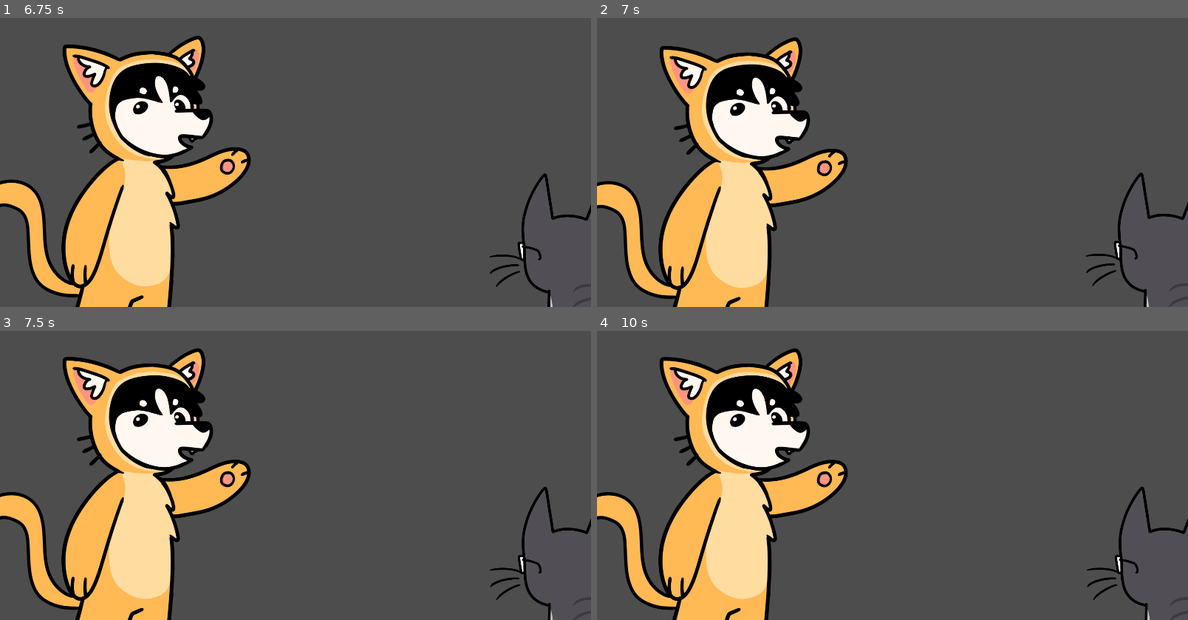
Above: before the commit, frames 1-4 (two rows, left to right).
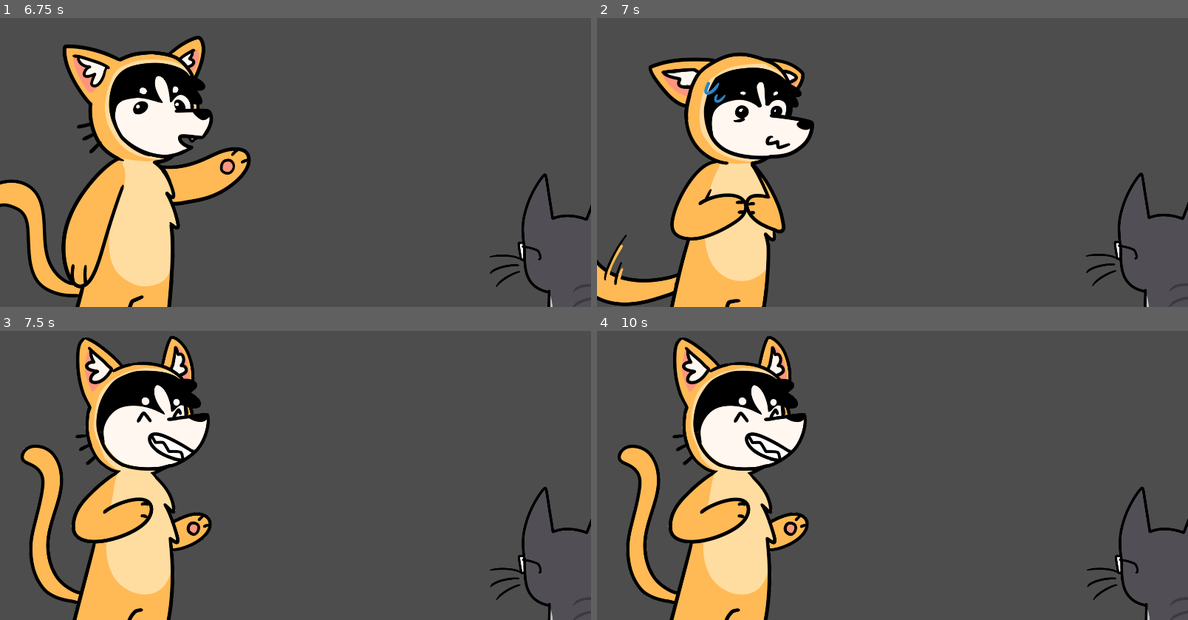
Above: after the commit, the same moments.

Repository: crawsoir/pizza_game
Game: Godot game, scene res://Battlescreen/Battlescreen.tscn
The game is run twice, just before and just after one commit, with the same random seed, the same clock (stepped at 60 frames per second) and the same inputs. This scene is started directly instead of the project's main scene.
Inputs:
- Up to frame 1 (6.75 s): hold A (a_key) 0.53-1.28 s; tap C (c_key) at 0.8, 1.35, 4.55, 5.1 s; tap D (d_key) at 1.55, 2.1, 5.3, 5.85 s; tap X (x_key) at 2.3, 2.85, 6.05 s; tap Z (z_key) at 3.05, 3.6 s; hold A (a_key) 3.53-4.28 s; tap A (a_key) at 4.35 s; tap Space (space) at 6.6 s
- Up to frame 2 (7 s): tap Z (z_key) at 6.8 s
- Up to frame 3 (7.5 s): tap X (x_key) at 7.35 s
- Up to frame 4 (10 s): tap A (a_key) at 7.55, 8.85 s; tap Z (z_key) at 8.1 s; tap C (c_key) at 8.3, 9.6 s; tap D (d_key) at 9.05 s; tap X (x_key) at 9.8 s

Frame 1 is identical in both runs. In frame 2, 12% of the frame differs, in the area x 0-43%, y 6-100%; in frame 3, 13%; in frame 4, 13%, in the area x 0-43%, y 1-100%.

Commit message:
Add dog state animations

Diff:
--- a/Battlescreen/Battlescreen.gd
+++ b/Battlescreen/Battlescreen.gd
@@ -11,10 +11,11 @@
 @export var cat_name = "cat1"
 @export var dog_name = "dog"
 
+var dog_status = "neutral"
+
 # general animations
 enum {
-	CAT_BEHIND, CAT_FRONT, CAT_SUS, DOG_PREGAME, DOG_NEUTRAL_CLOSED, DOG_NEUTRAL_OPEN,
-	DOG_GOOD_CLOSED, DOG_GOOD_OPEN, DOG_BAD_CLOSED, DOG_BAD_OPEN, DOG_BEHIND
+	CAT_BEHIND, CAT_FRONT, CAT_SUS, DOG_PREGAME, DOG_CLOSED, DOG_OPEN, DOG_BEHIND
 }
 
 var anim_map = {
@@ -22,23 +23,19 @@
 	CAT_FRONT: cat_name + "_front",
 	CAT_SUS: cat_name + "_sus",
 	DOG_PREGAME: dog_name + "_pregame",
-	DOG_NEUTRAL_CLOSED: dog_name + "_neutral_closed",
-	DOG_NEUTRAL_OPEN: dog_name + "_neutral_open",
-	DOG_GOOD_CLOSED: dog_name + "_good_closed",
-	DOG_GOOD_OPEN: dog_name + "_good_open",
-	DOG_BAD_CLOSED: dog_name + "bad_closed",
-	DOG_BAD_OPEN: dog_name + "_bad_open",
+	DOG_CLOSED: dog_name + "_" + dog_status + "_closed",
+	DOG_OPEN: dog_name + "_" + dog_status + "_open",
 	DOG_BEHIND: dog_name + "_behind",
 }
 
 func _ready():
 	cat.animation = anim_map[CAT_BEHIND]
-	dog.animation = anim_map[DOG_NEUTRAL_CLOSED]
+	dog.animation = anim_map[DOG_CLOSED]
 	animation_player.play("dog_turn")
 
 func _process(delta):
-	# temp code
-	if Input.is_action_pressed("a_key"):
+	# ALL TEMP CODE
+	if Input.is_action_just_pressed("a_key"):
 		if current_state == states.DOG_TURN:
 			switch_to_cat()
 		elif current_state == states.CAT_TURN:
@@ -48,10 +45,36 @@
 		if current_state == states.DOG_TURN:
 			activate_dog_talk()
 
+	if Input.is_action_just_pressed("z_key"):
+		if current_state == states.DOG_TURN:
+			dog_status = "bad"
+			rebuild_anim_dict()
+
+	if Input.is_action_just_pressed("x_key"):
+		if current_state == states.DOG_TURN:
+			dog_status = "good"
+			rebuild_anim_dict()
+
+	if Input.is_action_just_pressed("c_key"):
+		if current_state == states.DOG_TURN:
+			dog_status = "neutral"
+			rebuild_anim_dict()
+
+func rebuild_anim_dict():
+	anim_map = {
+		CAT_BEHIND: cat_name + "_behind",
+		CAT_FRONT: cat_name + "_front",
+		CAT_SUS: cat_name + "_sus",
+		DOG_PREGAME: dog_name + "_pregame",
+		DOG_CLOSED: dog_name + "_" + dog_status + "_closed",
+		DOG_OPEN: dog_name + "_" + dog_status + "_open",
+		DOG_BEHIND: dog_name + "_behind",
+	}
+	dog.animation = anim_map[DOG_CLOSED]
 
 func activate_dog_talk():
 	var previous_anim = dog.animation
-	dog.animation = anim_map[DOG_NEUTRAL_OPEN]
+	dog.animation = anim_map[DOG_OPEN]
 	if dog_talk_timer.is_stopped():
 		dog_talk_timer.start()
 		await dog_talk_timer.timeout
@@ -83,5 +106,5 @@
 			current_state = states.CAT_TURN
 		"transition_to_dog":
 			animation_player.play("dog_turn")
-			dog.animation = anim_map[DOG_NEUTRAL_CLOSED]
+			dog.animation = anim_map[DOG_CLOSED]
 			current_state = states.DOG_TURN
